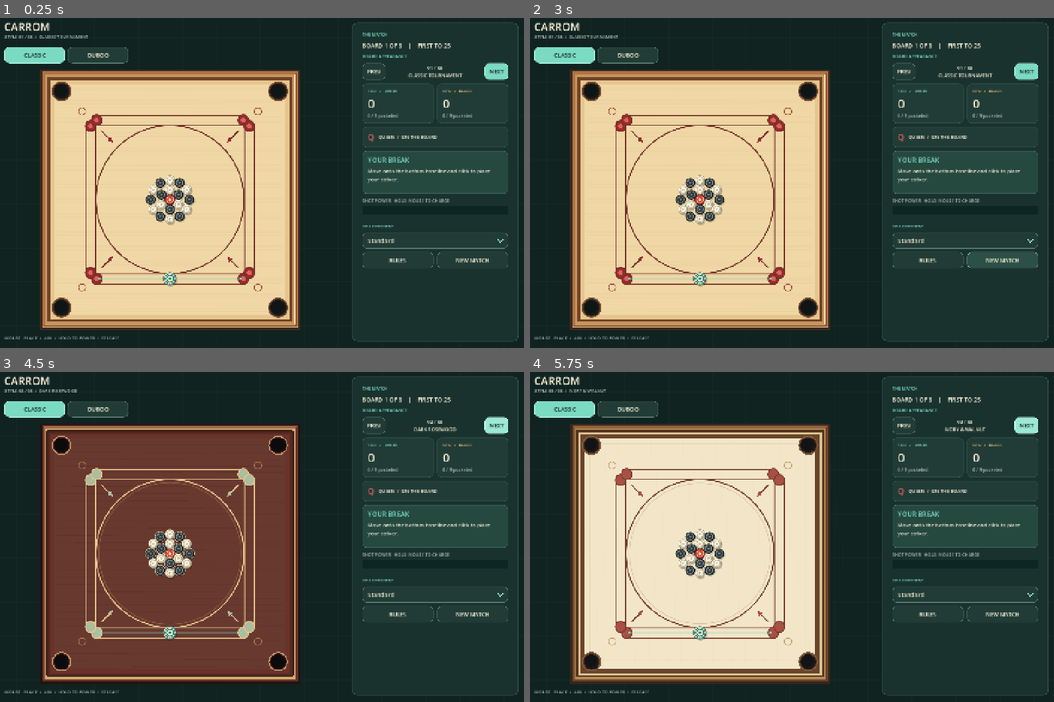
Above: before the commit, frames 1-4 (two rows, left to right).
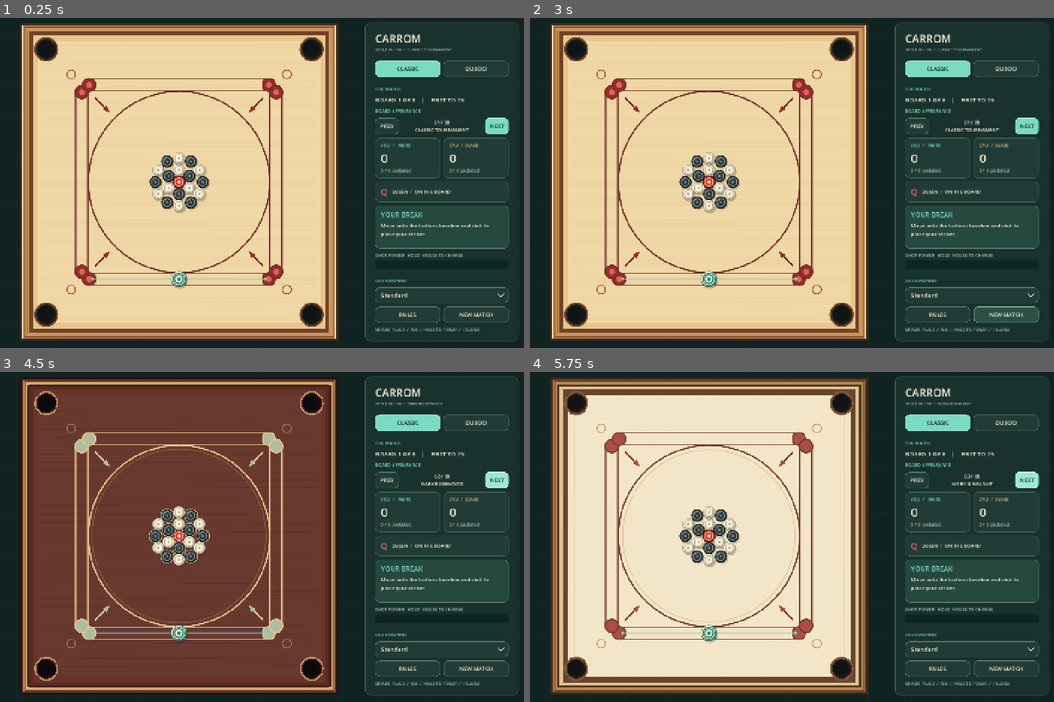
Above: after the commit, the same moments.

Repository: Tekknobot/carromclassic
Game: Godot game, scene res://scenes/main.tscn
Same seed, same stepped clock (60 frames per second), same inputs: the game is played once before the commit and once after it.
Inputs:
- Up to frame 1 (0.25 s): no input
- Up to frame 2 (3 s): click "DUBOO" at 0.5 s; click "CLASSIC" at 1.25 s; click "CLASSIC" at 2 s; click "NEW MATCH" at 2.75 s
- Up to frame 3 (4.5 s): click "NEW MATCH" at 3.5 s; click "NEXT" at 4.25 s
- Up to frame 4 (5.75 s): click "NEXT" at 5 s

The runs differ from the first frame. In frame 1, 38% of the frame differs, in the area x 0-99%, y 1-98%; in frame 2, 39%; in frame 3, 34%; in frame 4, 39%.

Commit message:
New layout.

Diff:
--- a/project.godot
+++ b/project.godot
@@ -16,7 +16,7 @@
 config/features=PackedStringArray("4.6", "GL Compatibility")
 boot_splash/bg_color=Color(0, 0, 0, 1)
 boot_splash/stretch_mode=0
-boot_splash/image="uid://cetdmctvmeu7v"
+boot_splash/image="uid://1fyjen1p2p4t"
 config/icon="res://icon.svg"
 boot_splash/minimum_display_time=2000
 
--- a/scripts/game.gd
+++ b/scripts/game.gd
@@ -31,6 +31,8 @@
 var mode_bar: HBoxContainer
 var classic_button: Button
 var duboo_button: Button
+var desktop_classic_button: Button
+var desktop_duboo_button: Button
 var style_heading: Label
 var style_selector: HBoxContainer
 var rules_body: Label
@@ -356,9 +358,10 @@
 		menu.min_size = Vector2i(popup_width, 0)
 
 func _build_ui() -> void:
+	# The floating identity and mode switch belong to the PHONE only.
+	# Desktop gets its own compact identity in the sidebar, leaving the
+	# entire left canvas free for the board at any landscape aspect ratio.
 	title_label = _label(self, "CARROM", 29, TEXT)
-	board_caption = _label(self, "CLASSIC BOARD  /  SINGLE PLAYER", 12, MUTED)
-	tip_label = _label(self, "MOUSE   PLACE  /  AIM  /  HOLD TO POWER  /  RELEASE", 12, MUTED, true)
 	mode_bar = HBoxContainer.new()
 	mode_bar.add_theme_constant_override("separation", 8)
 	add_child(mode_bar)
@@ -383,6 +386,28 @@
 	content.size_flags_horizontal = Control.SIZE_EXPAND_FILL
 	content.add_theme_constant_override("separation", 10)
 	scroll.add_child(content)
+
+	# Desktop identity + mode selector. Kept inside the *scrolling sidebar*
+	# instead of floating over the playing area. On portrait devices the
+	# original phone title/modes are shown while this whole panel is hidden.
+	var identity := VBoxContainer.new()
+	identity.add_theme_constant_override("separation", 2)
+	content.add_child(identity)
+	var desktop_title := _label(identity, "CARROM", 29, TEXT)
+	desktop_title.custom_minimum_size.y = 39
+	board_caption = _label(identity, "STYLE 01 / 08  /  CLASSIC TOURNAMENT", 11, MUTED, true)
+	board_caption.custom_minimum_size.y = 28
+	var desktop_modes := HBoxContainer.new()
+	desktop_modes.add_theme_constant_override("separation", 8)
+	content.add_child(desktop_modes)
+	desktop_classic_button = _make_button(desktop_modes, "CLASSIC")
+	desktop_duboo_button = _make_button(desktop_modes, "DUBOO")
+	desktop_classic_button.pressed.connect(func() -> void: _set_mode(false))
+	desktop_duboo_button.pressed.connect(func() -> void: _set_mode(true))
+	var header_divider := HSeparator.new()
+	header_divider.add_theme_color_override("color", EDGE_SOFT)
+	content.add_child(header_divider)
+
 	_label(content, "THE MATCH", 12, MINT)
 	match_info = _label(content, "BOARD 1 OF 8   |   FIRST TO 25", 16, TEXT)
 	# A dedicated cosmetic selector: usable during every phase of the match.
@@ -464,7 +489,7 @@
 		_mobile_refresh_menu()
 	)
 	content.add_child(cpu_selector)
-	# One concise controls reminder belongs below the board, not in the sidebar.
+	# Secondary actions stay grouped in the sidebar, never in the board canvas.
 	var bottom_buttons := HBoxContainer.new()
 	bottom_buttons.add_theme_constant_override("separation", 10)
 	content.add_child(bottom_buttons)
@@ -472,6 +497,8 @@
 	rules_button.pressed.connect(_open_rules)
 	restart_button = _make_button(bottom_buttons, "NEW MATCH", false)
 	restart_button.pressed.connect(_new_match)
+	# The control hint also belongs in the sidebar rather than below the board.
+	tip_label = _label(content, "MOUSE  PLACE  /  AIM  /  HOLD TO POWER  /  RELEASE", 11, MUTED, true)
 	_build_rules_overlay()
 
 func _mobile_label(parent: Node, value: String, font_size: int, color: Color) -> Label:
@@ -889,9 +916,10 @@
 	if board == null or classic_button == null:
 		return
 	board.duboo_mode = duboo_mode
-	for b in [classic_button, duboo_button]:
-		var selected = (b == duboo_button) if duboo_mode else (b == classic_button)
-		if portrait_touch:
+	# Both layouts share the same game mode, despite using separate controls.
+	for b in [classic_button, duboo_button, desktop_classic_button, desktop_duboo_button]:
+		var selected = (b == duboo_button or b == desktop_duboo_button) if duboo_mode else (b == classic_button or b == desktop_classic_button)
+		if portrait_touch and (b == classic_button or b == duboo_button):
 			_mobile_button_skin(b, selected, mobile_mobile_scale)
 		else:
 			_apply_button_skin(b, selected)
@@ -935,41 +963,31 @@
 		mobile_node.visible = false
 	mobile_menu_scrim.hide()
 	mobile_menu_panel.hide()
-	mode_bar.add_theme_constant_override("separation", 8)
-	classic_button.add_theme_font_size_override("font_size", 15)
-	duboo_button.add_theme_font_size_override("font_size", 15)
-	_style_cpu_option(cpu_selector, false)
+	# No title, buttons or instruction strip hover over the board on desktop.
+	title_label.visible = false
+	mode_bar.visible = false
 	side_panel.visible = true
 	board_caption.visible = true
 	tip_label.visible = true
-	var side_w := minf(clampf(sz.x * 0.315, 332.0, 452.0), maxf(280.0, sz.x * 0.42))
-	var side_x := sz.x - side_w - 20.0
-	var board_w := maxf(260.0, side_x - 18.0)
-	# Layout includes the FULL 766 px wooden/marble frame (-43 to 723),
-	# never just the 680 px playing field. Keep a real top and bottom gutter.
-	var top_guard := 145.0
-	var bottom_guard := sz.y - 50.0
-	var allowed_h := maxf(220.0, bottom_guard - top_guard)
-	var allowed_w := maxf(230.0, board_w - 28.0)
-	var scale_value := maxf(0.25, minf(1.15, minf(allowed_w / 766.0, allowed_h / 766.0)))
+	_style_cpu_option(cpu_selector, false)
+	# A slim, readable sidebar reserves the right side. The board uses ALL
+	# available height and width on the left, with a consistent quiet gutter.
+	var gutter := clampf(minf(sz.x, sz.y) * 0.02, 12.0, 24.0)
+	var between := clampf(sz.x * 0.016, 14.0, 26.0)
+	var side_w := minf(clampf(sz.x * 0.29, 322.0, 426.0), maxf(280.0, sz.x * 0.42))
+	var side_x := sz.x - side_w - gutter
+	var left_space := maxf(250.0, side_x - between - gutter)
+	# 766 is the size of the entire drawn frame, not just its playing surface.
+	var board_diameter := minf(left_space, maxf(240.0, sz.y - gutter * 2.0))
+	var scale_value := maxf(0.25, minf(1.6, board_diameter / 766.0))
+	var drawn_size := 766.0 * scale_value
+	var board_left := gutter + (left_space - drawn_size) * 0.5
+	var board_top := (sz.y - drawn_size) * 0.5
 	board.scale = Vector2.ONE * scale_value
-	var board_top := top_guard + (allowed_h - 766.0 * scale_value) * 0.5
-	var board_left := (board_w - 766.0 * scale_value) * 0.5
 	board.position = Vector2(board_left + 43.0 * scale_value, board_top + 43.0 * scale_value)
-	side_panel.position = Vector2(side_x, 18.0)
-	side_panel.size = Vector2(side_w, maxf(170.0, sz.y - 36.0))
+	side_panel.position = Vector2(side_x, gutter)
+	side_panel.size = Vector2(side_w, maxf(170.0, sz.y - 2.0 * gutter))
 	cpu_selector.get_popup().min_size = Vector2i(maxi(200, int(side_w - 66.0)), 0)
-	title_label.add_theme_font_size_override("font_size", 29)
-	title_label.position = Vector2(26.0, 9.0)
-	title_label.size = Vector2(board_w - 46.0, 40.0)
-	board_caption.position = Vector2(27.0, 48.0)
-	board_caption.size = Vector2(board_w - 45.0, 20.0)
-	mode_bar.position = Vector2(27.0, 84.0)
-	mode_bar.size = Vector2(minf(335.0, board_w - 46.0), 43.0)
-	classic_button.custom_minimum_size = Vector2(0, 41)
-	duboo_button.custom_minimum_size = Vector2(0, 41)
-	tip_label.position = Vector2(27.0, sz.y - 35.0)
-	tip_label.size = Vector2(board_w - 45.0, 29.0)
 	var dialog_size := Vector2(minf(640.0, sz.x - 65.0), minf(740.0, sz.y - 42.0))
 	rules_overlay.position = (sz - dialog_size) * 0.5
 	rules_overlay.size = dialog_size
@@ -977,6 +995,8 @@
 func _layout_portrait(sz: Vector2) -> void:
 	# The board and score are always visible; ALL secondary controls live in
 	# the hamburger menu. Only the power display and pull pad sit below the board.
+	title_label.visible = true
+	mode_bar.visible = true
 	side_panel.visible = false
 	board_caption.visible = false
 	tip_label.visible = false
Not shown, changed: MOBILE_UI_NOTES.txt
Not shown, changed: .DS_Store
Not shown, changed: README.md
